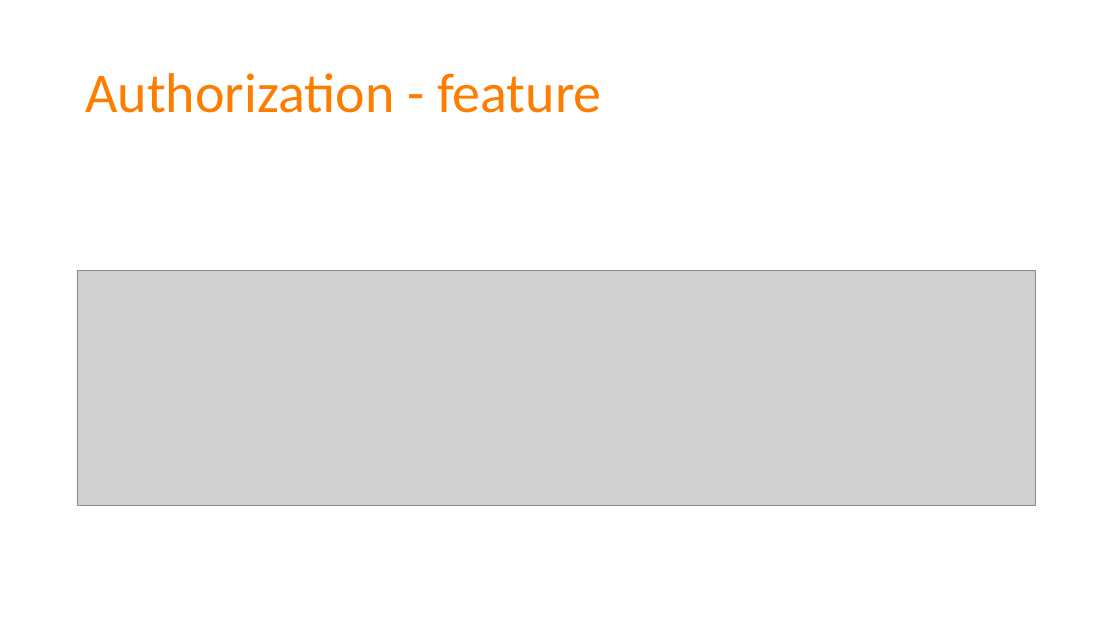
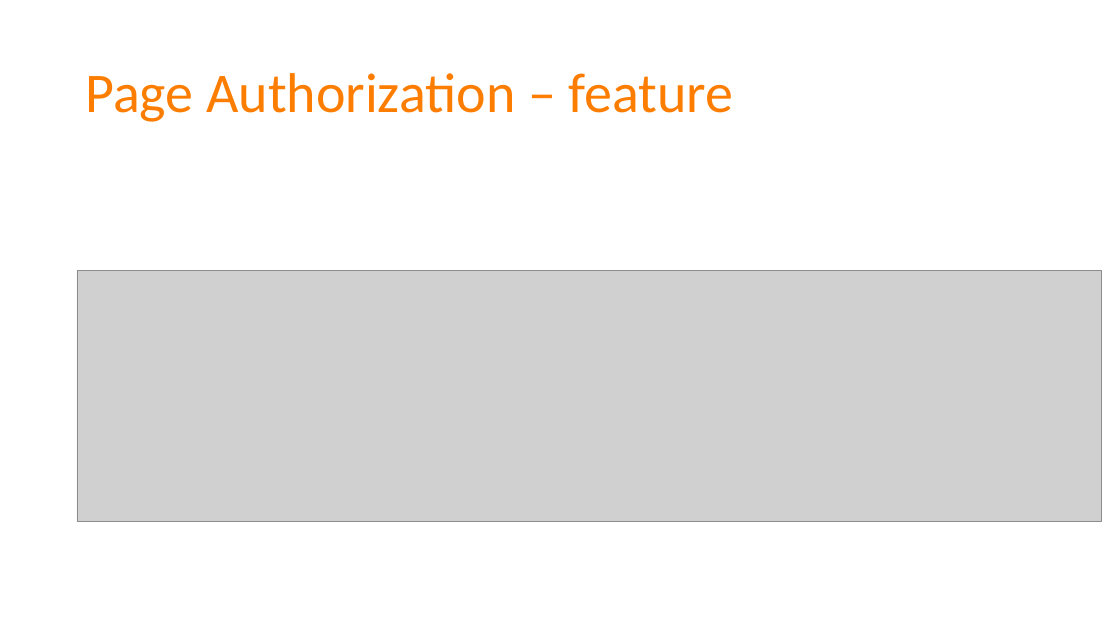
Before and after one commit to spetryjohnson/Talk---Dont-Write-Secure-Code-Design-Secure-Systems, a slide deck: slide 32 of Secure Systems - CodeMash 2017.pptx (slide 30 before the commit). Drawn at 1120x630 pixels with LibreOffice and Linux fonts; fonts in the diff are those of the drawing; grey boxes stand for pictures. Boxes give left, top, right and bottom in pixels: in the first picture for what was removed or moved away, otherwise in the second. Text is boxed around its words. In the diff, an @@ line names an element or a change of style, - is before the commit and + after.

Commit message:
Added authorization to PPT and narrative

```diff
--- a/Secure Systems - CodeMash 2017.pptx
+++ b/Secure Systems - CodeMash 2017.pptx
@@ title at (x1=85, y1=73, x2=733, y2=122): text changed @@
-Authorization - feature
+Page Authorization – feature
@@ picture resized from (x1=77, y1=271, x2=1036, y2=505) to (x1=77, y1=271, x2=1102, y2=522) @@
```
Also in this commit, not shown: 8 other slides changed, 7 slides added, 1 other file.
